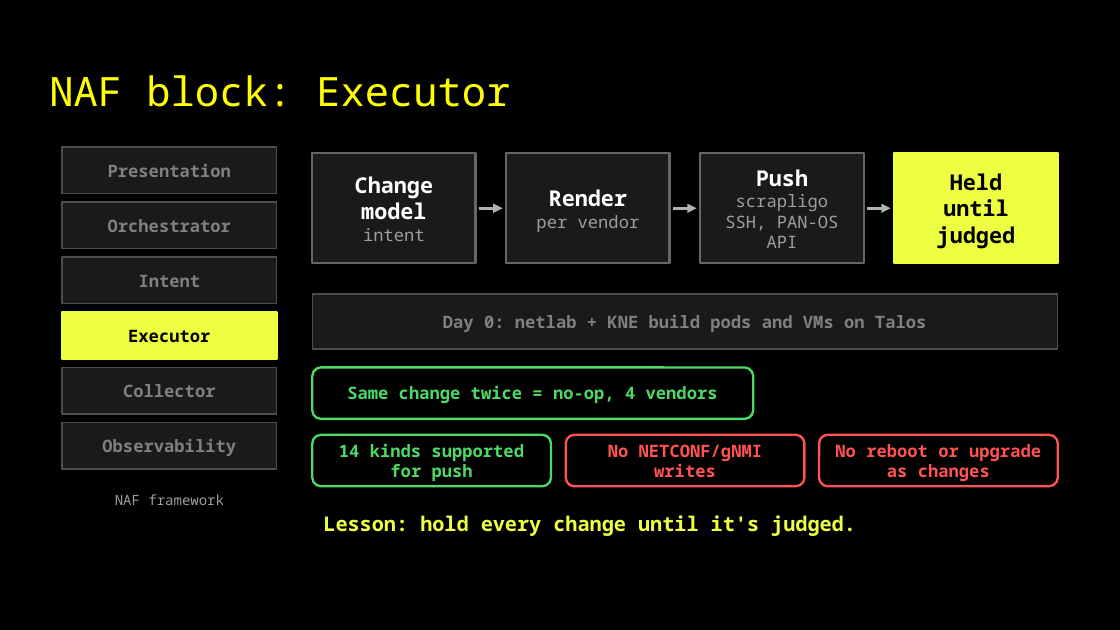
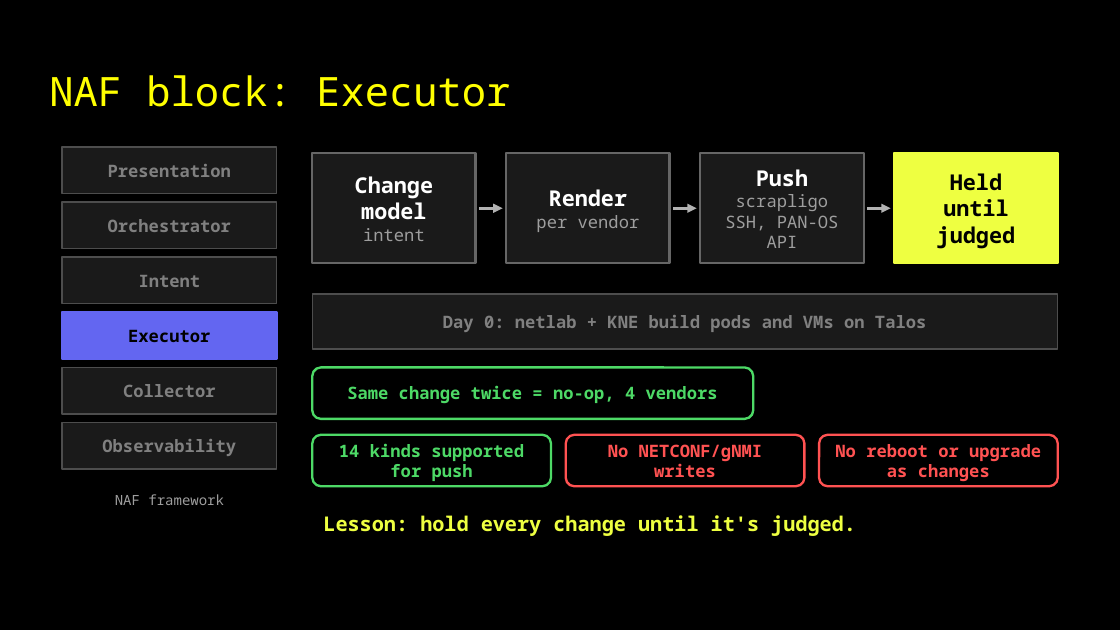
Before and after one commit to captainpacket/autocon6, a slide deck: slide 21 of slides/AC6_Every_Automation_Demo_Lies.pptx. Drawn at 1120x630 pixels with LibreOffice and Linux fonts; fonts in the diff are those of the drawing; background and template pictures are left out. Boxes give left, top, right and bottom in pixels: in the first picture for what was removed or moved away, otherwise in the second. Text is boxed around its words. In the diff, an @@ line names an element or a change of style, - is before the commit and + after.

```diff
--- a/slides/AC6_Every_Automation_Demo_Lies.pptx
+++ b/slides/AC6_Every_Automation_Demo_Lies.pptx
@@ rectangle "Executor" at (63, 312, 277, 360): fill #EEFF41 to #6366F1; outline #EEFF41 1.5 pt to #6366F1 1.5 pt @@
```
Also in this commit, not shown: 17 other slides changed, 23 other files.
